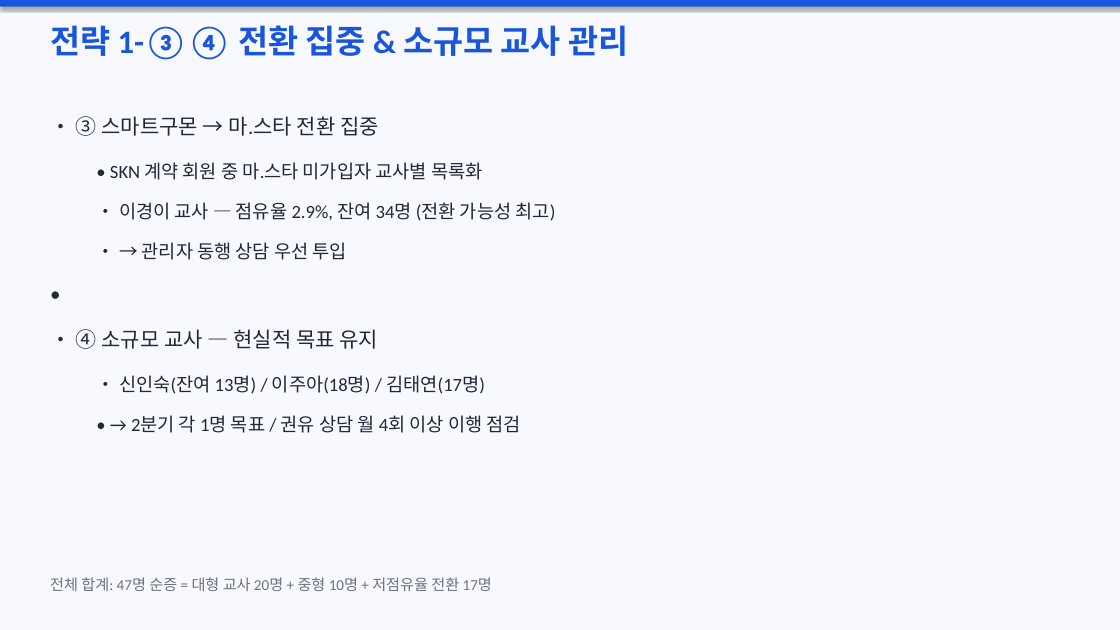
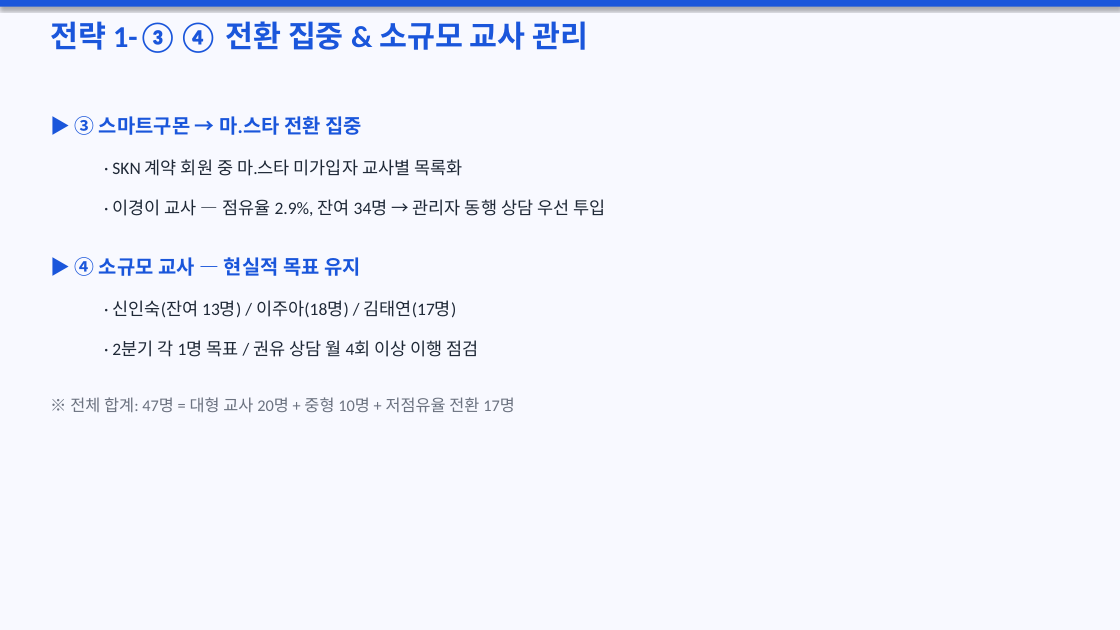
Before and after one commit to kimjungsul/kumon-masta-training, a slide deck: slide 15 of 마스타_교사교육안.pptx (slide 18 before the commit). Drawn at 1120x630 pixels with LibreOffice and Linux fonts; fonts in the diff are those of the drawing. Boxes give left, top, right and bottom in pixels: in the first picture for what was removed or moved away, otherwise in the second. Text is boxed around its words. In the diff, an @@ line names an element or a change of style, - is before the commit and + after.

```diff
--- a/마스타_교사교육안.pptx
+++ b/마스타_교사교육안.pptx
@@ text "전략 1-③④ 전환 집중 & ..." at box(50, 21, 589, 53): size 28 to 26 pt @@
@@ text at box(75, 116, 362, 135): text changed; size 18 to 17 pt; text colour #1F2937 to #1A56DB; bold on @@
-• ③ 스마트구몬 → 마.스타 전환 집중
+▶ ③ 스마트구몬 → 마.스타 전환 집중
@@ text at box(112, 159, 462, 176): text changed; size 16 to 15 pt @@
-• SKN 계약 회원 중 마.스타 미가입자 교사별 목록화
+· SKN 계약 회원 중 마.스타 미가입자 교사별 목록화
@@ text at box(113, 199, 605, 216): text changed; size 16 to 15 pt @@
-• 이경이 교사 — 점유율 2.9%, 잔여 34명 (전환 가능성 최고)
+· 이경이 교사 — 점유율 2.9%, 잔여 34명 → 관리자 동행 상담 우선 투입
@@ text at box(75, 257, 361, 276): text changed; size 18 to 17 pt; text colour #1F2937 to #1A56DB; bold on @@
-• ④ 소규모 교사 — 현실적 목표 유지
+▶ ④ 소규모 교사 — 현실적 목표 유지
@@ text removed at box(142, 242, 347, 260) @@
-• → 관리자 동행 상담 우선 투입
@@ text removed at box(42, 276, 1078, 318) @@
-•
@@ text at box(113, 300, 457, 318): text changed; size 16 to 15 pt @@
-• 신인숙(잔여 13명) / 이주아(18명) / 김태연(17명)
+· 신인숙(잔여 13명) / 이주아(18명) / 김태연(17명)
@@ text at box(112, 340, 479, 357): text changed; size 16 to 15 pt @@
-• → 2분기 각 1명 목표 / 권유 상담 월 4회 이상 이행 점검
+· 2분기 각 1명 목표 / 권유 상담 월 4회 이상 이행 점검
@@ text at box(70, 397, 515, 412): text changed; size 13 to 14 pt @@
-전체 합계: 47명 순증 = 대형 교사 20명 + 중형 10명 + 저점유율 전환 17명
+※ 전체 합계: 47명 = 대형 교사 20명 + 중형 10명 + 저점유율 전환 17명
```
Also in this commit, not shown: 16 other slides changed, 7 slides added, 1 slide removed, 1 other file.
